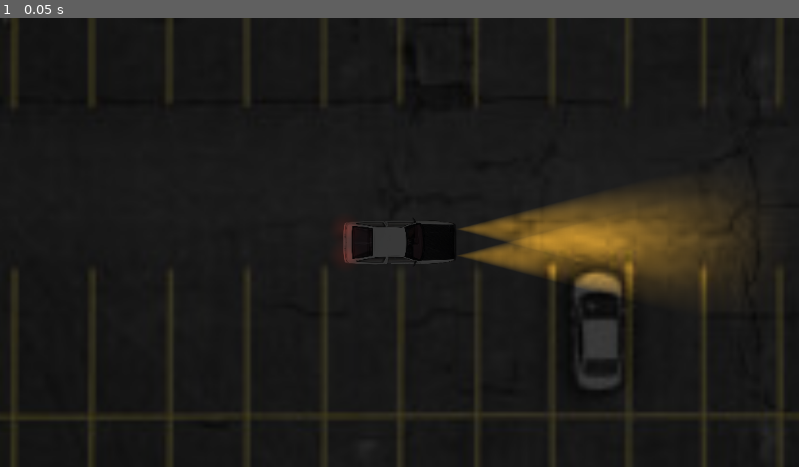
Above: before the commit, frame 1.
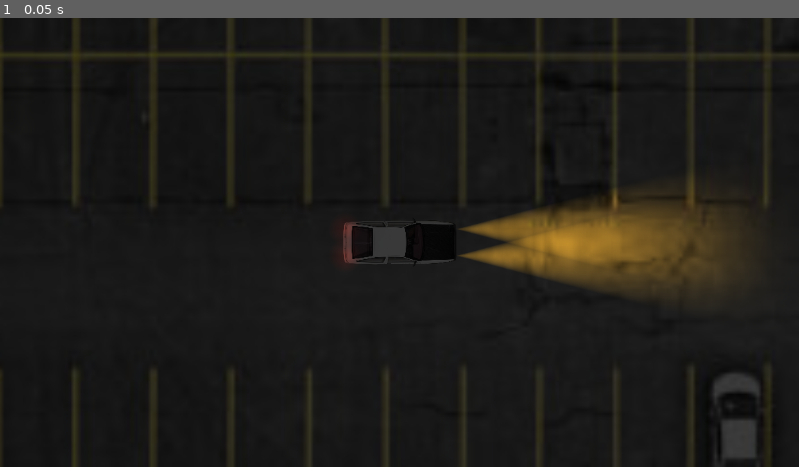
Above: after the commit, the same moment.

Repository: stndaru/initial-tune
Game: Godot game, scene res://scenes/race/TestBed.tscn
Same seed, same stepped clock (60 frames per second), same inputs: the game is played once before the commit and once after it. The project has no main scene, so this scene is started directly.
Inputs:
- Up to frame 1 (0.05 s): no input

The runs differ from the first frame. In frame 1, 5.4% of the frame differs, in the area x 0-99%, y 0-100%.
Error after the commit: Invalid type in utility function "snapped()". Cannot convert argument 2 from float to Vector2. (res://scenes/car/CharacterBody2D.gd:82)

Commit message:
Add improved preliminary gearing function

Diff:
--- a/scenes/car/CharacterBody2D.gd
+++ b/scenes/car/CharacterBody2D.gd
@@ -4,13 +4,16 @@
 var turn = 0 # Rate at which steer angle increases
 var turn_rate = 0.5 # Rate of change for turn
 var gas = 0 # Rate at which rpm increases
-var gas_rate = 0.5 # Rate of change for gas
+var gas_rate = 0.2 # Rate of change for gas
 var debugs = Vector2.ZERO
 
 # Gearing
 var gear = 0
 var gear_index = 1
-var gear_shift = ["R" ,0 ,1 ,2 ,3 ,4 ,5]
+var gear_shift = ["R" ,"N" ,1 ,2 ,3 ,4 ,5]
+var gear_ratio = [-0.3, 0, 0.4, 0.5, 0.7, 0.9, 1]
+var gear_limit = [[0,-0], [0,0], \
+					[0, 0], [0,0], [0,0], [0,0], [0,0]]
 
 # Steering Property
 var steer_angle = 0
@@ -18,17 +21,22 @@
 
 # Car Manueverability Data
 var wheel_base = 70  # Distance from front to rear wheel, default 70
-var steering_angle = 15  # Amount that front wheel turns, in degrees
+var steering_angle = 45  # Amount that front wheel turns, in degrees
+var steering_weight = 0
 var weight = 1.2 # Car Weight
+var rear_wheel = Vector2.ZERO
+var front_wheel = Vector2.ZERO
+var new_heading = Vector2.ZERO
+var new_heading_dot = Vector2.ZERO
 
 # Car Engine Data
-var engine_power = 500  # Forward acceleration force.
+var engine_power = 450  # Forward acceleration force.
 var acceleration = Vector2.ZERO
 
 # Engine Property
 var rpm = 0
 var max_rpm = 7
-var rpm_decay = 0.5
+var rpm_decay = 50
 var rpm_delay = 0.8 # Delay of rpm following gas input
 var torque = 0
 
@@ -44,7 +52,8 @@
 var max_speed_reverse = 2500
 
 # Traction
-var slip_speed = 700  # Speed where traction is reduced
+var traction = 0
+var slip_speed = 1200  # Speed where traction is reduced
 var traction_fast = 0.1  # High-speed traction
 var traction_slow = 0.7  # Low-speed traction
 
@@ -53,6 +62,13 @@
 
 func _ready():
 	wheel_base = get_node("CollisionShape2D").get_shape().get_height() - (get_node("CollisionShape2D").get_shape().get_height() * 0.15)
+	gear = gear_shift[gear_index]
+	rear_wheel = position - transform.x * wheel_base / 2.0
+	front_wheel = position + transform.x * wheel_base / 2.0
+	new_heading = (front_wheel - rear_wheel).normalized()
+	traction = traction_slow
+	new_heading_dot = new_heading.dot(velocity.normalized())
+
 
 func _input(event):
 	if event.is_action_pressed("ui_shift_up") || event.is_action_pressed("ui_shift_down"):
@@ -63,11 +79,15 @@
 		process_gear()
 
 func _physics_process(delta):
-	print("TORQUE:", torque, \
+	print("TORQUE:", snapped(torque, 0.01), \
 			" RPM:", snapped(rpm, 0.01), " SPEED:", snapped(velocity.length(),0.01), \
 			" GEAR:", gear, \
 			" || ", \
-			" INTPLT:", debugs) #, \
+			#" INTPLT:", debugs, \
+			#" GAS:", gas, \
+			#" GEARODX:", gear_index, \
+			" NEWHEAD:", snapped(new_heading, 0.01), \
+			" NEWHEADD:", snapped(new_heading_dot, 0.01) )
 			#" ACC:", snapped(acceleration.length(), 0.01), \
 			#" CTR:", snapped(counter_force.length(), 0.01), \
 			#" FR:", snapped(friction_force.length(), 0.01), \
@@ -101,6 +121,8 @@
 			if turn > 0:
 				turn = 0
 			turn -= turn_rate
+		# TODO Implement steering weight at velocity to reduce turn rate
+		steering_weight = velocity.length()/100
 		steer_angle = clamp(steer_angle + turn, -steering_angle, steering_angle)
 	else:
 		steer_angle = move_toward(steer_angle, 0, steer_decay)
@@ -108,17 +130,14 @@
 
 	if Input.is_action_pressed("ui_up"):
 		gas = clamp(gas + gas_rate, 0, max_rpm)
-		debugs = debugs.bezier_interpolate(Vector2(0.58, 0.28), Vector2(0.41, 0.86), velocity, 1)
-		#rpm = clamp(
-			#lerpf(rpm, rpm+gas, rpm_delay)
-			#, 0, max_rpm)
+		rpm = _cubic_bezier(Vector2(0,0), Vector2(0.64,0.24), Vector2(0.62,0.97), \
+						Vector2(1,1), gas/7).y * 7000
 	else:
 		gas = move_toward(gas, 0, gas_rate)
-		#rpm = move_toward(rpm, 0, rpm_decay)
+		rpm = move_toward(rpm, 0, rpm_decay)
 
 	# transform.x is direction of force horizontally (going forward)
-	torque = gas * engine_power
-	rpm = velocity.length()
+	torque = gas * (rpm/7000) * (engine_power*gear_ratio[gear_index])
 	acceleration = transform.x * torque
 
 	if Input.is_action_pressed("ui_down"):
@@ -126,26 +145,28 @@
 
 func process_gear():
 	gear = gear_shift[gear_index]
+	# TODO Set RPM downshift based on final drive ratio
+	#rpm =
 
 func calculate_steering(delta):
 	# Set the Wheel Positions
-	var rear_wheel = position - transform.x * wheel_base / 2.0
-	var front_wheel = position + transform.x * wheel_base / 2.0
+	rear_wheel = position - transform.x * wheel_base / 2.0
+	front_wheel = position + transform.x * wheel_base / 2.0
 
 	rear_wheel += velocity * delta
 	front_wheel += velocity.rotated(deg_to_rad(steer_angle)) * delta
 
-	var new_heading = (front_wheel - rear_wheel).normalized()
-	var traction = traction_slow
+	new_heading = (front_wheel - rear_wheel).normalized()
+	traction = traction_slow
 
 	if velocity.length() > slip_speed:
 		traction = traction_fast
 
-	var d = new_heading.dot(velocity.normalized())
-	if d > 0:
+	new_heading_dot = new_heading.dot(velocity.normalized())
+	if new_heading_dot > 0:
 		velocity = velocity.lerp(new_heading * velocity.length(), traction)
-	if d < 0:
-		velocity = -new_heading * min(velocity.length(), max_speed_reverse)
+	if new_heading_dot < 0:
+		velocity = velocity.lerp(-new_heading * velocity.length(), traction)
 	rotation = new_heading.angle()
 
 func apply_friction():
@@ -164,3 +185,15 @@
 
 	# Flong += Frr + Fdrag
 	counter_force += drag_force + friction_force
+
+
+func _cubic_bezier(p0: Vector2, p1: Vector2, p2: Vector2, p3: Vector2, t: float):
+	var q0 = p0.lerp(p1, t)
+	var q1 = p1.lerp(p2, t)
+	var q2 = p2.lerp(p3, t)
+
+	var r0 = q0.lerp(q1, t)
+	var r1 = q1.lerp(q2, t)
+
+	var s = r0.lerp(r1, t)
+	return s
--- /dev/null
+++ b/scenes/race/TestBed.gd
@@ -0,0 +1,32 @@
+extends Node
+
+#var debugs = Vector2.ZERO
+
+# Called when the node enters the scene tree for the first time.
+func _ready():
+	pass # Replace with function body.
+
+# Called every frame. 'delta' is the elapsed time since the previous frame.
+func _process(delta):
+	#debugs = debugs.bezier_interpolate(Vector2(0, 0), \
+				#Vector2(0.4, 0.8), \
+				#Vector2(1, 1), slider.value/100)\
+	#debugs = _cubic_bezier(Vector2(0,0), Vector2(0.64,0.24), Vector2(0.62,0.97), \
+							#Vector2(1,1), 5)
+	#print(debugs)
+
+	#rpm = clamp(
+			#lerpf(rpm, rpm+gas, rpm_delay)
+			#, 0, max_rpm)
+	pass
+
+func _cubic_bezier(p0: Vector2, p1: Vector2, p2: Vector2, p3: Vector2, t: float):
+	var q0 = p0.lerp(p1, t)
+	var q1 = p1.lerp(p2, t)
+	var q2 = p2.lerp(p3, t)
+
+	var r0 = q0.lerp(q1, t)
+	var r1 = q1.lerp(q2, t)
+
+	var s = r0.lerp(r1, t)
+	return s
--- a/scenes/race/TestBed.tscn
+++ b/scenes/race/TestBed.tscn
@@ -1,6 +1,7 @@
-[gd_scene load_steps=6 format=3 uid="uid://bnrcjxns67w0s"]
+[gd_scene load_steps=7 format=3 uid="uid://bnrcjxns67w0s"]
 
 [ext_resource type="Texture2D" uid="uid://d1qbfwu6sek5c" path="res://assets/parking_lot.jpg" id="1_1hj4h"]
+[ext_resource type="Script" path="res://scenes/race/TestBed.gd" id="1_ukyr4"]
 [ext_resource type="PackedScene" uid="uid://b74v8vsr3880x" path="res://scenes/car/Car.tscn" id="2_nvm56"]
 [ext_resource type="Texture2D" uid="uid://5nfqpvxc4xmr" path="res://assets/lamp_post_vertical.png" id="3_gti5y"]
 [ext_resource type="Texture2D" uid="uid://ci8lxw7l8wosv" path="res://assets/2d_lights_and_shadows_neutral_point_light.webp" id="4_hrxj3"]
@@ -9,6 +10,7 @@
 radius = 26.0768
 
 [node name="TestBed" type="Node"]
+script = ExtResource("1_ukyr4")
 
 [node name="CanvasModulate" type="CanvasModulate" parent="."]
 color = Color(0.25098, 0.25098, 0.25098, 1)
@@ -18,50 +20,51 @@
 scale = Vector2(5.57, 5.57)
 texture = ExtResource("1_1hj4h")
 
-[node name="Node2D" parent="." instance=ExtResource("2_nvm56")]
-position = Vector2(200, 144)
+[node name="Car" parent="." instance=ExtResource("2_nvm56")]
 
-[node name="StaticBody2D" type="StaticBody2D" parent="."]
+[node name="Lamps" type="Node2D" parent="."]
+
+[node name="StaticBody2D" type="StaticBody2D" parent="Lamps"]
 position = Vector2(-1040, 395)
 
-[node name="CollisionShape2D" type="CollisionShape2D" parent="StaticBody2D"]
+[node name="CollisionShape2D" type="CollisionShape2D" parent="Lamps/StaticBody2D"]
 shape = SubResource("CircleShape2D_c10b1")
 
-[node name="Sprite2D" type="Sprite2D" parent="StaticBody2D"]
+[node name="Sprite2D" type="Sprite2D" parent="Lamps/StaticBody2D"]
 scale = Vector2(0.365, 0.365)
 texture = ExtResource("3_gti5y")
 
-[node name="PointLight2D" type="PointLight2D" parent="StaticBody2D"]
+[node name="PointLight2D" type="PointLight2D" parent="Lamps/StaticBody2D"]
 color = Color(1, 0.662745, 0, 1)
 texture = ExtResource("4_hrxj3")
 texture_scale = 1.57
 
-[node name="StaticBody2D2" type="StaticBody2D" parent="."]
+[node name="StaticBody2D2" type="StaticBody2D" parent="Lamps"]
 position = Vector2(-8, 1052)
 
-[node name="CollisionShape2D" type="CollisionShape2D" parent="StaticBody2D2"]
+[node name="CollisionShape2D" type="CollisionShape2D" parent="Lamps/StaticBody2D2"]
 shape = SubResource("CircleShape2D_c10b1")
 
-[node name="Sprite2D" type="Sprite2D" parent="StaticBody2D2"]
+[node name="Sprite2D" type="Sprite2D" parent="Lamps/StaticBody2D2"]
 scale = Vector2(0.365, 0.365)
 texture = ExtResource("3_gti5y")
 
-[node name="PointLight2D" type="PointLight2D" parent="StaticBody2D2"]
+[node name="PointLight2D" type="PointLight2D" parent="Lamps/StaticBody2D2"]
 color = Color(1, 0.662745, 0, 1)
 texture = ExtResource("4_hrxj3")
 texture_scale = 1.57
 
-[node name="StaticBody2D3" type="StaticBody2D" parent="."]
+[node name="StaticBody2D3" type="StaticBody2D" parent="Lamps"]
 position = Vector2(971, 396)
 
-[node name="CollisionShape2D" type="CollisionShape2D" parent="StaticBody2D3"]
+[node name="CollisionShape2D" type="CollisionShape2D" parent="Lamps/StaticBody2D3"]
 shape = SubResource("CircleShape2D_c10b1")
 
-[node name="Sprite2D" type="Sprite2D" parent="StaticBody2D3"]
+[node name="Sprite2D" type="Sprite2D" parent="Lamps/StaticBody2D3"]
 scale = Vector2(0.365, 0.365)
 texture = ExtResource("3_gti5y")
 
-[node name="PointLight2D" type="PointLight2D" parent="StaticBody2D3"]
+[node name="PointLight2D" type="PointLight2D" parent="Lamps/StaticBody2D3"]
 color = Color(1, 0.662745, 0, 1)
 texture = ExtResource("4_hrxj3")
 texture_scale = 1.57
